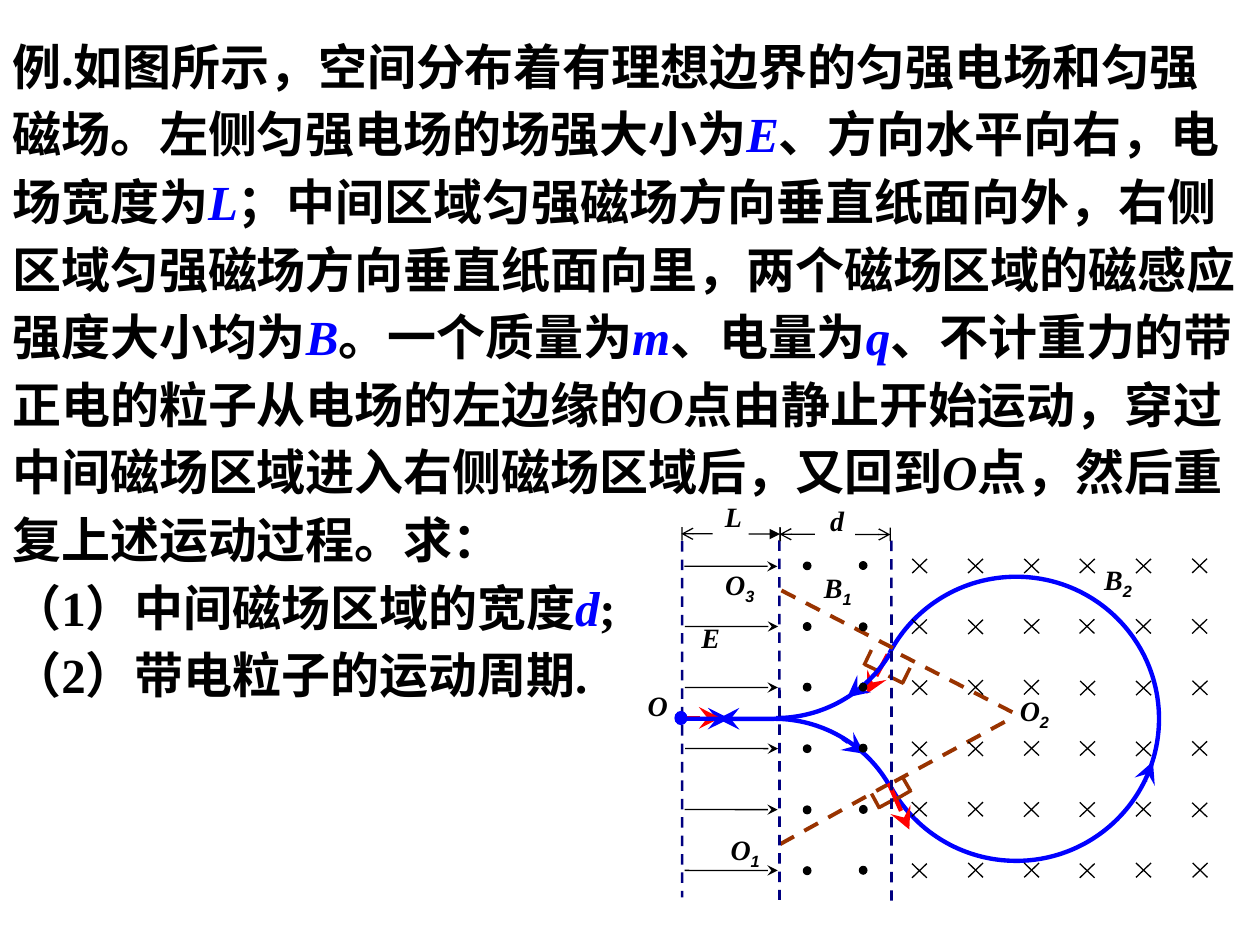
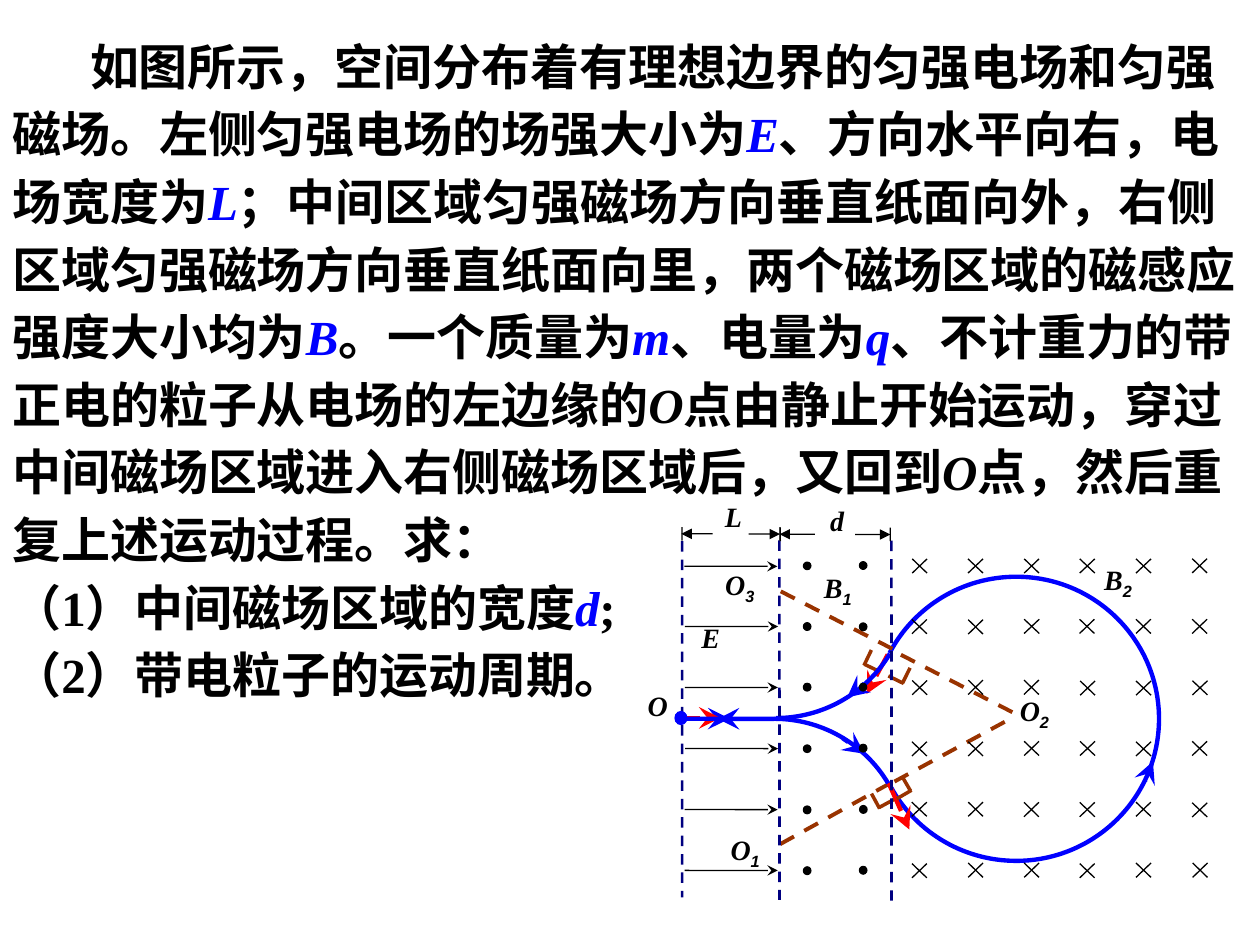
Before and after one commit to saddestboy/wuli2, a slide deck: slide 45 of 3.6 带电粒子在匀强磁场中的运动/3.6b 带电粒子在匀强磁场中的运动 （习题课）.ppt (slide 42 before the commit). Drawn at 1260x945 pixels with LibreOffice and Linux fonts; fonts in the diff are those of the drawing. Boxes give left, top, right and bottom in pixels: in the first picture for what was removed or moved away, otherwise in the second. Text is boxed around its words. In the diff, an @@ line names an element or a change of style, - is before the commit and + after.

Commit message:
20/12/15

```diff
--- a/3.6 带电粒子在匀强磁场中的运动/3.6b 带电粒子在匀强磁场中的运动 （习题课）.ppt
+++ b/3.6 带电粒子在匀强磁场中的运动/3.6b 带电粒子在匀强磁场中的运动 （习题课）.ppt
@@ text at (x1=12, y1=43, x2=1235, y2=563): text changed @@
-例.如图所示，空间分布着有理想边界的匀强电场和匀强磁场。左侧匀强电场的场强大小为E、方向水平向右，电场宽度为L；中间区域匀强磁场方向垂直纸面向外，右侧区域匀强磁场方向垂直纸面向里，两个磁场区域的磁感应强度大小均为B。一个质量为m、电量为q、不计重力的带正电的粒子从电场的左边缘的O点由静止开始运动，穿过中间磁场区域进入右侧磁场区域后，又回到O点，然后重复上述运动过程。求：
+如图所示，空间分布着有理想边界的匀强电场和匀强磁场。左侧匀强电场的场强大小为E、方向水平向右，电场宽度为L；中间区域匀强磁场方向垂直纸面向外，右侧区域匀强磁场方向垂直纸面向里，两个磁场区域的磁感应强度大小均为B。一个质量为m、电量为q、不计重力的带正电的粒子从电场的左边缘的O点由静止开始运动，穿过中间磁场区域进入右侧磁场区域后，又回到O点，然后重复上述运动过程。求：
@@ arrow (713, 534) - (682, 534): arrowheads changed @@
@@ arrow (815, 534) - (780, 534): arrowheads changed @@
@@ arrow (856, 534) - (891, 534): arrowheads changed @@
@@ line moved from (893, 648) - (774, 586) to (892, 649) - (779, 590) @@
@@ text at (x1=12, y1=651, x2=624, y2=698): text changed @@
-（2）带电粒子的运动周期.
+（2）带电粒子的运动周期。
```
Also in this commit, not shown: 16 other slides changed, 4 slides added, 1 slide removed.
